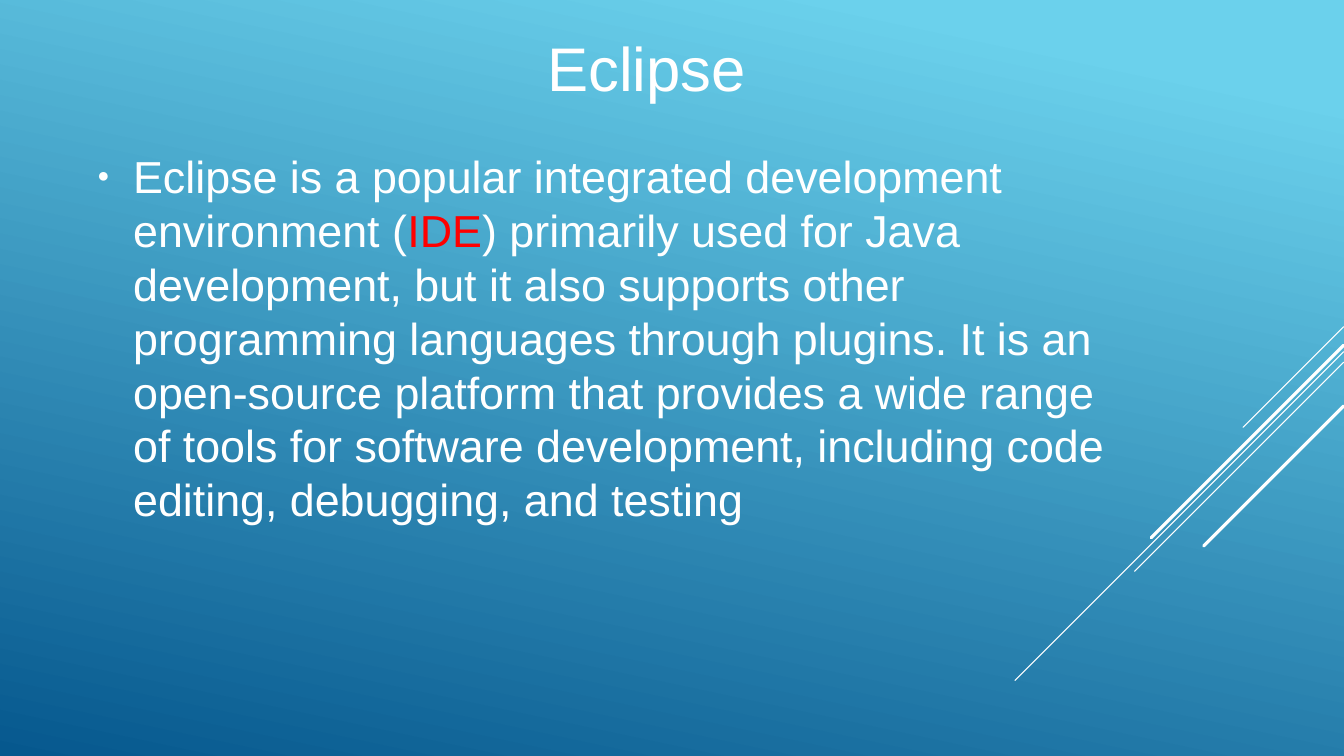
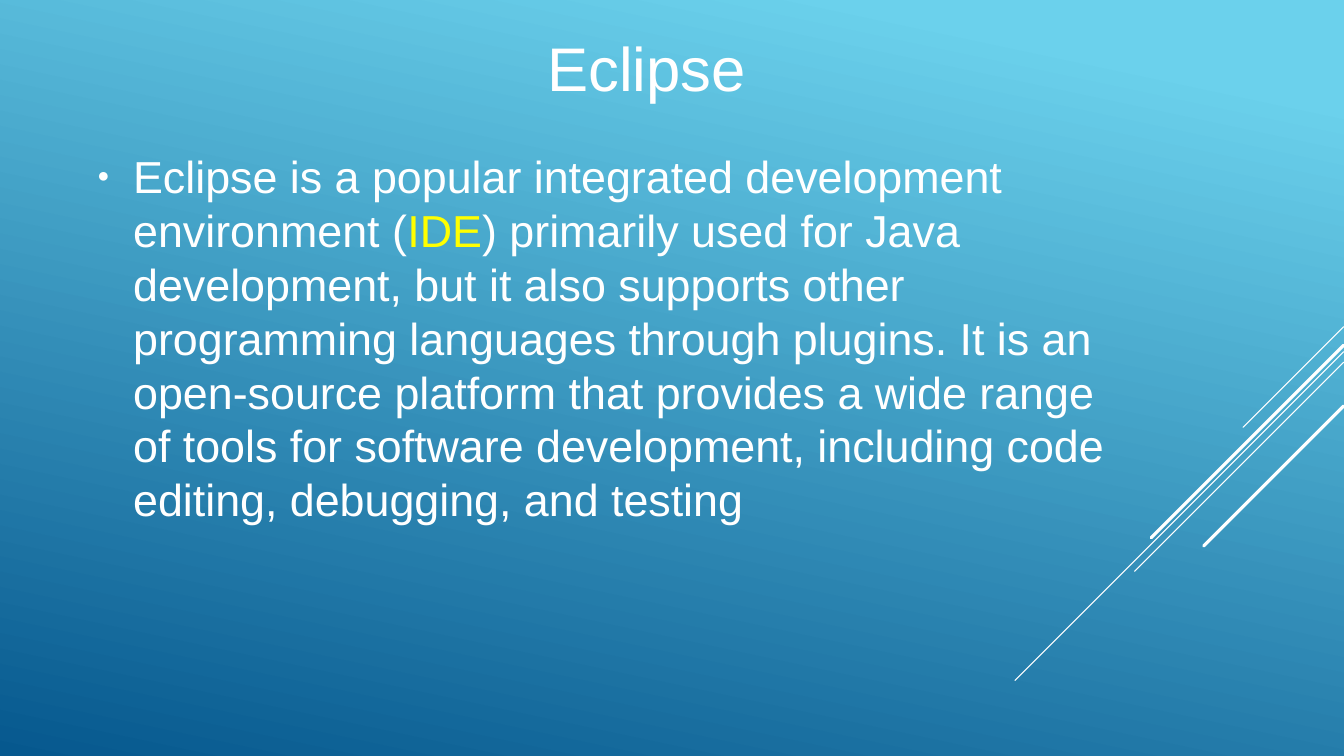
Before and after one commit to yckoincgu/C_Programming, a slide deck: slide 13 of 0910/C01_introduction.odp. Drawn at 1344x756 pixels with LibreOffice and Linux fonts; fonts in the diff are those of the drawing. Boxes give left, top, right and bottom in pixels: in the first picture for what was removed or moved away, otherwise in the second. Text is boxed around its words. In the diff, an @@ line names an element or a change of style, - is before the commit and + after.

```diff
--- a/0910/C01_introduction.odp
+++ b/0910/C01_introduction.odp
@@ text "Eclipse is a popular integrated ..." at (x1=133, y1=160, x2=1104, y2=525): text colour #FF0000 to #FFFF00 in "(IDE)" @@
```
Also in this commit, not shown: 14 other slides changed, 1 other file.
